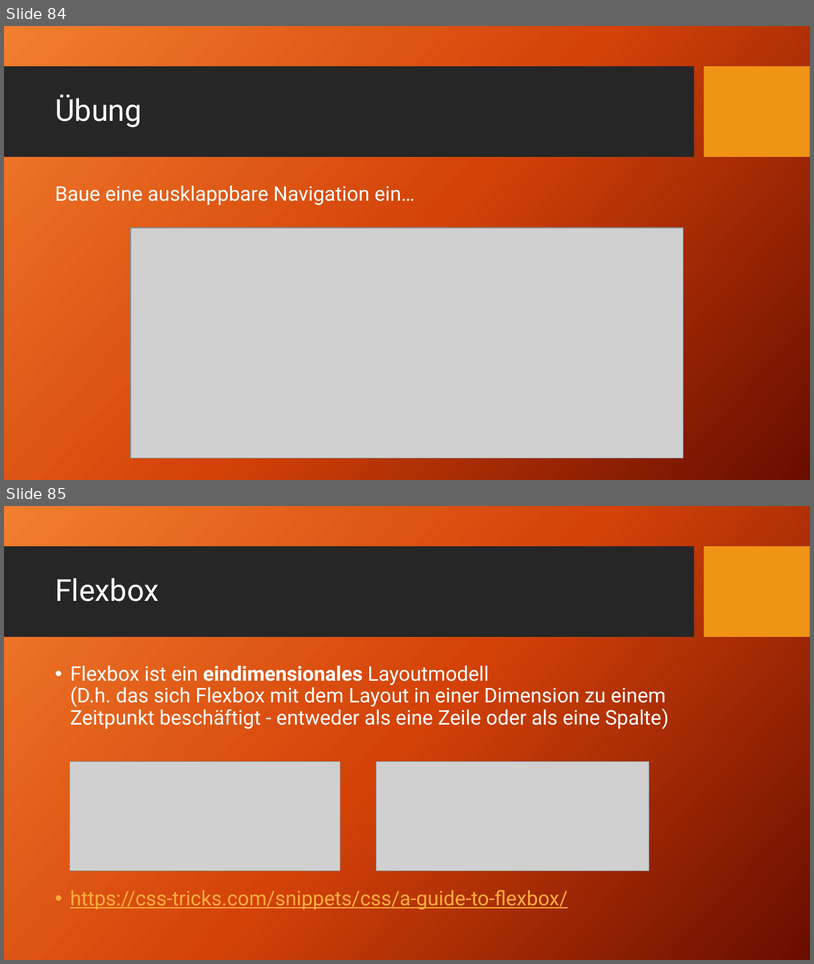
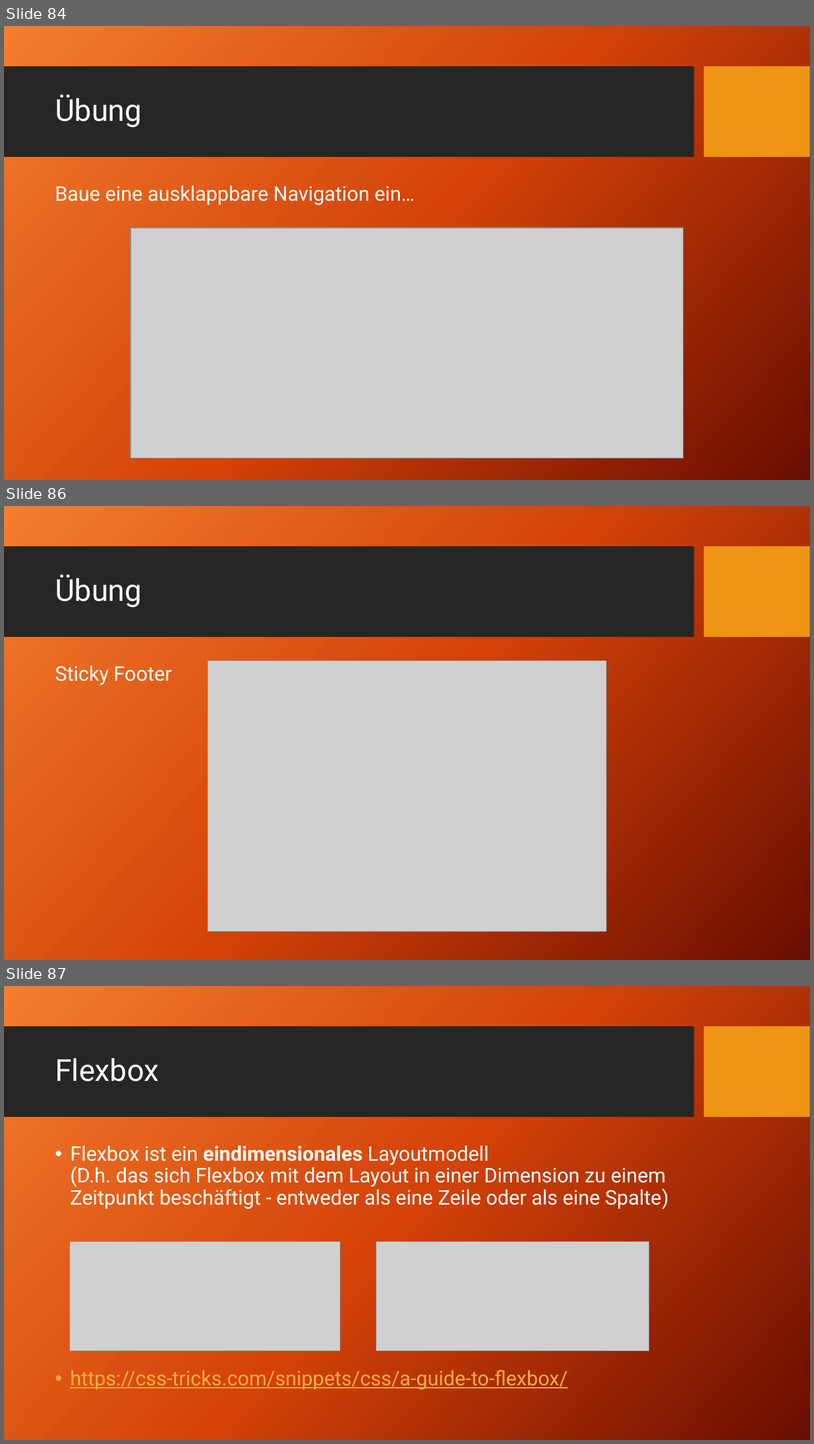
Before and after one commit to TomFrey/htmlCssBasicUebungen, a slide deck: html Schulung.pptx. Shown one above the other, each under a label of ours: slides 84 and 85 before the commit, slides 84, 86 and 87 after it; the slides between them are not shown. The pictures are 814x964 and 814x1444 pixels, drawn with LibreOffice and Linux fonts; fonts in the diff are those of the drawing; grey boxes stand for pictures; background and template pictures are left out. Boxes give left, top, right and bottom in pixels: in the first picture for what was removed or moved away, otherwise in the second. Text is boxed around its words. In the diff, an @@ line names an element or a change of style, - is before the commit and + after.

```diff
--- a/html Schulung.pptx
+++ b/html Schulung.pptx
@@ slide 86 added at (x1=4, y1=506, x2=810, y2=960), background picture (left out); not listed: 2 template elements that a slide beside it also shows @@
@@ title added at (x1=55, y1=574, x2=142, y2=607), 36 pt, text #FFFFFF @@
+Übung
@@ text added at (x1=55, y1=665, x2=172, y2=685), 24 pt, text #FFFFFF @@
+Sticky Footer
@@ picture added at (x1=208, y1=661, x2=607, y2=932) @@
@@ what was slide 85 is now slide 87 @@
```
Also in this commit, not shown: 1 other slide added, 3 other files.
